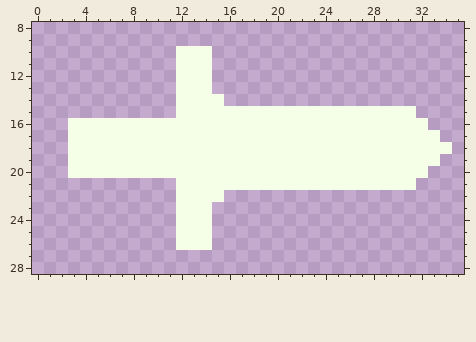
Edited in one commit: pixel-art file (Assets/Prefabs/UI/UnitSword.aseprite). Above is the file before it was changed.
36x36 pixels, 1 frame. Shown: x 0..35, y 8..28.
New version:
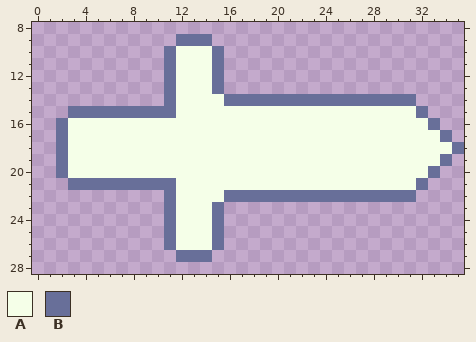
Palette (. is transparent): A #f5ffe8  B #686f99
What changed:
--- layer "Layer 2"
@@ x 0..35 @@
  8 ....................................
- 9 ....................................
-10 ............AAA.....................
-11 ............AAA.....................
-12 ............AAA.....................
-13 ............AAA.....................
-14 ............AAAA....................
-15 ............AAAAAAAAAAAAAAAAAAAA....
-16 ...AAAAAAAAAAAAAAAAAAAAAAAAAAAAAA...
-17 ...AAAAAAAAAAAAAAAAAAAAAAAAAAAAAAA..
-18 ...AAAAAAAAAAAAAAAAAAAAAAAAAAAAAAAA.
-19 ...AAAAAAAAAAAAAAAAAAAAAAAAAAAAAAA..
-20 ...AAAAAAAAAAAAAAAAAAAAAAAAAAAAAA...
-21 ............AAAAAAAAAAAAAAAAAAAA....
-22 ............AAAA....................
-23 ............AAA.....................
-24 ............AAA.....................
-25 ............AAA.....................
-26 ............AAA.....................
-27 ....................................
+ 9 ............BBB.....................
+10 ...........BAAAB....................
+11 ...........BAAAB....................
+12 ...........BAAAB....................
+13 ...........BAAAB....................
+14 ...........BAAAABBBBBBBBBBBBBBBB....
+15 ...BBBBBBBBBAAAAAAAAAAAAAAAAAAAAB...
+16 ..BAAAAAAAAAAAAAAAAAAAAAAAAAAAAAAB..
+17 ..BAAAAAAAAAAAAAAAAAAAAAAAAAAAAAAAB.
+18 ..BAAAAAAAAAAAAAAAAAAAAAAAAAAAAAAAAB
+19 ..BAAAAAAAAAAAAAAAAAAAAAAAAAAAAAAAB.
+20 ..BAAAAAAAAAAAAAAAAAAAAAAAAAAAAAAB..
+21 ...BBBBBBBBBAAAAAAAAAAAAAAAAAAAAB...
+22 ...........BAAAABBBBBBBBBBBBBBBB....
+23 ...........BAAAB....................
+24 ...........BAAAB....................
+25 ...........BAAAB....................
+26 ...........BAAAB....................
+27 ............BBB.....................
 28 ....................................
Where, in picture pixels (left, top, right, bottom), the same in both pictures:
added: (56, 34, 464, 262)
